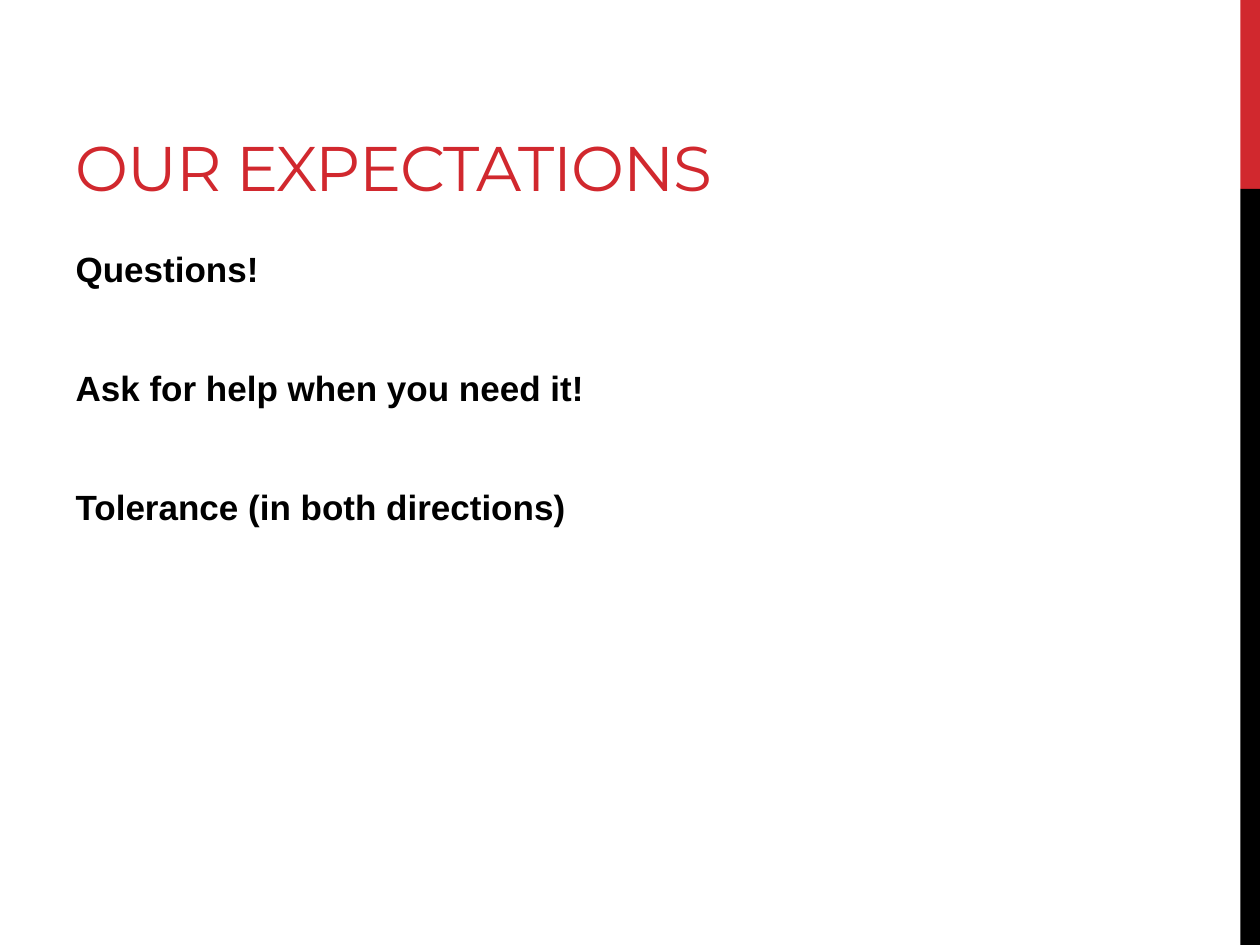
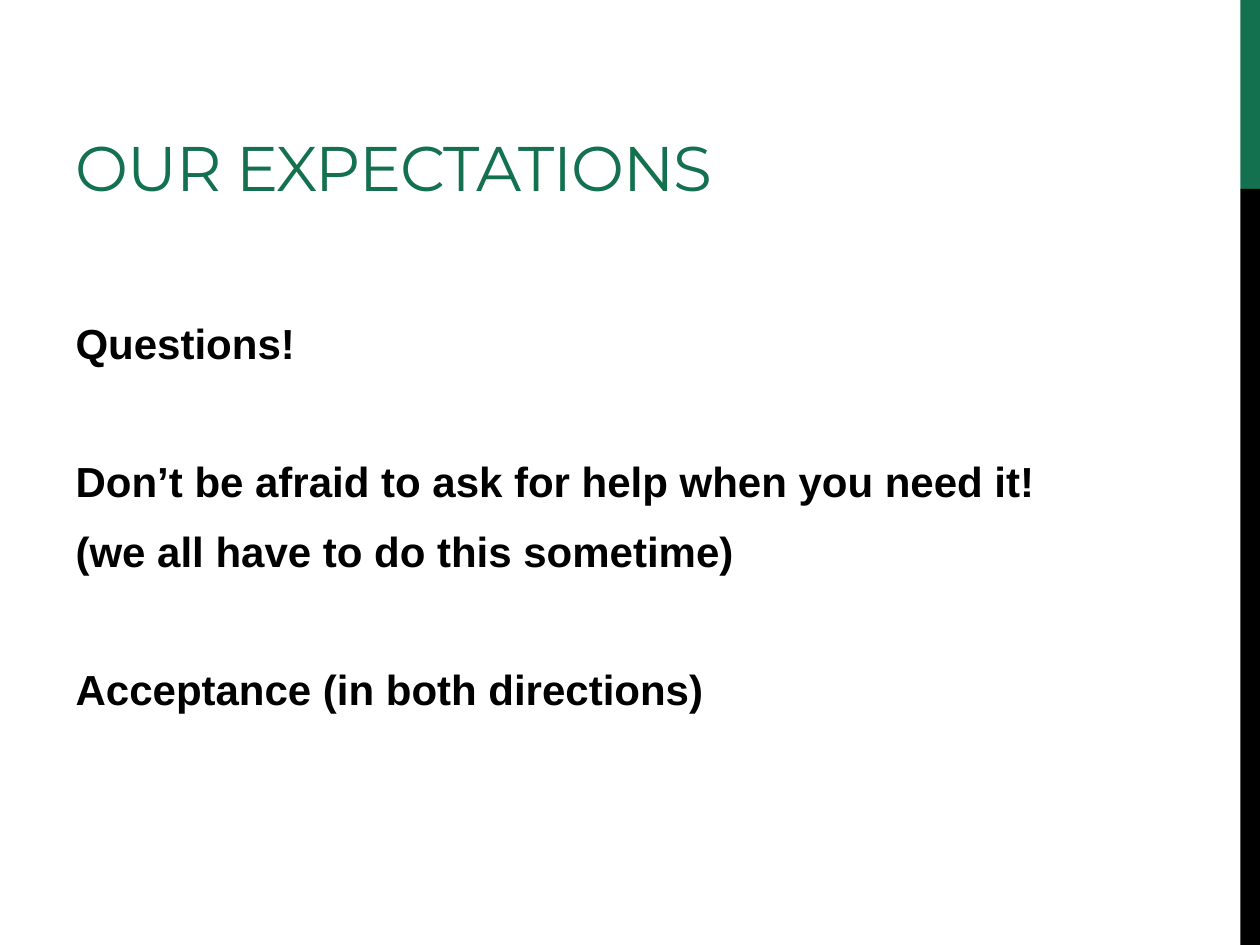
Before and after one commit to edamame-course/docs, a slide deck: slide 4 of extra/Presentations/2014-lecture1-edamame-welcome.ppt. Drawn at 1260x945 pixels with LibreOffice and Linux fonts; fonts in the diff are those of the drawing. Boxes give left, top, right and bottom in pixels: in the first picture for what was removed or moved away, otherwise in the second. Text is boxed around its words. In the diff, an @@ line names an element or a change of style, - is before the commit and + after.

```diff
--- a/extra/Presentations/2014-lecture1-edamame-welcome.ppt
+++ b/extra/Presentations/2014-lecture1-edamame-welcome.ppt
@@ title "OUR EXPECTATIONS" at box(76, 146, 712, 192): text colour #D1282E to #147150 @@
@@ rectangle at box(1240, 0, 1260, 189): fill #D1282E to #147150 @@
@@ text at box(76, 328, 295, 367): size 20 to 24 pt in "Questions!" @@
@@ text at box(76, 466, 1034, 714): text changed; size 20 to 24 pt @@
-Ask for help when you need it!
-Tolerance (in both directions)
+Don’t be afraid to ask for help when you need it!
+(we all have to do this sometime)
+Acceptance (in both directions)
```
Also in this commit, not shown: 16 other slides changed, 2 slides added, 1 slide removed, 1 other file.
